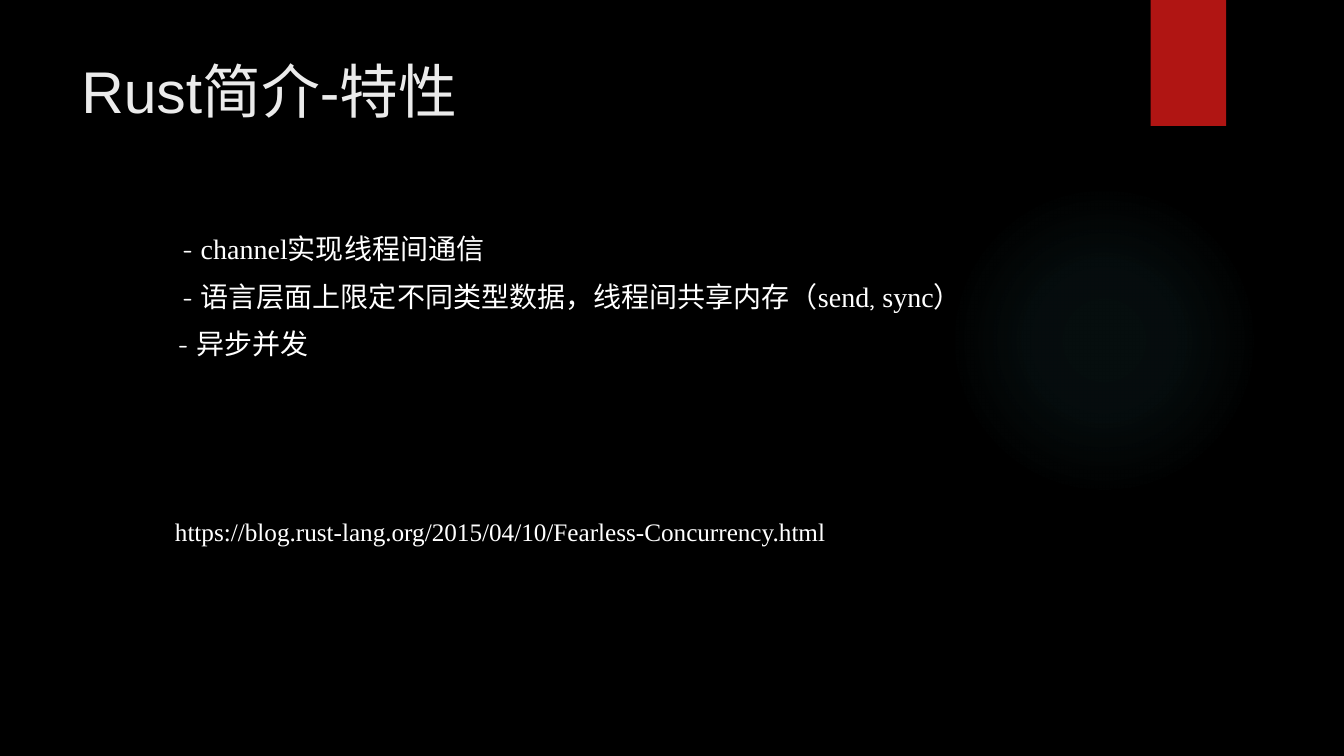
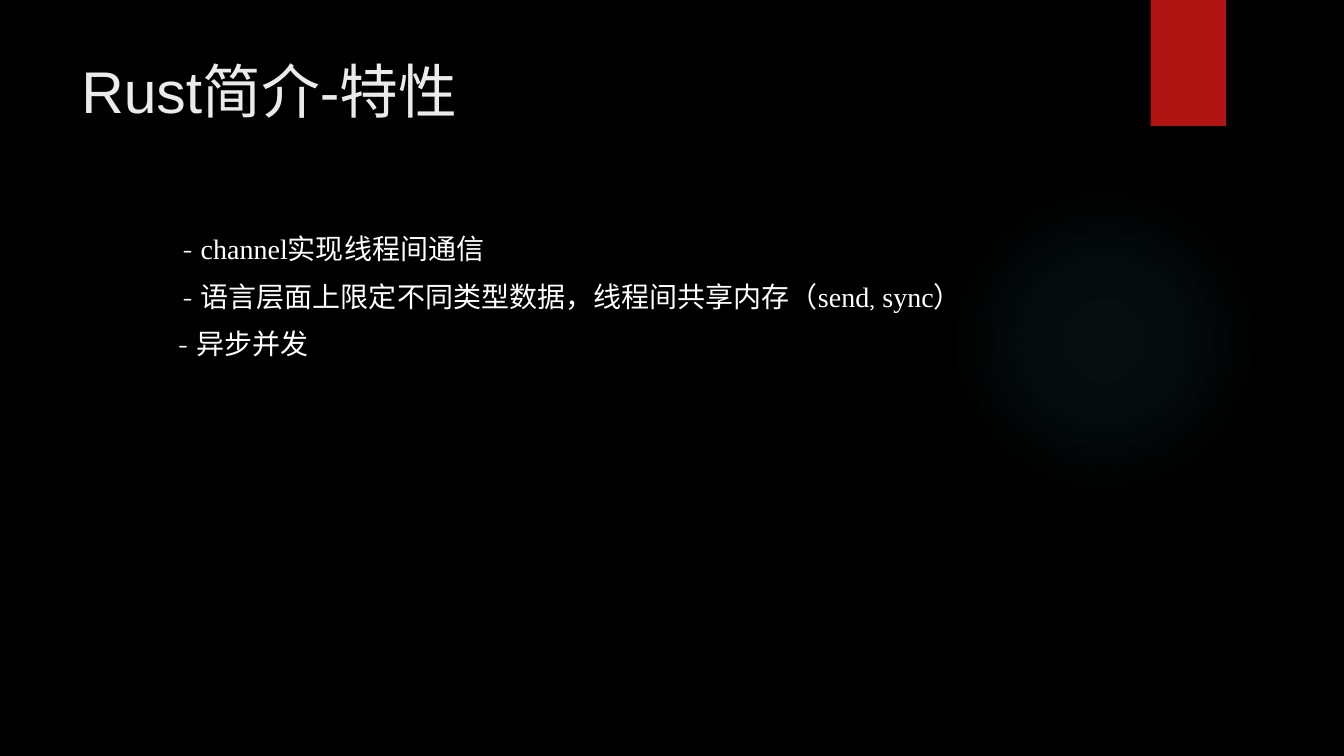
Before and after one commit to hengli-coder/rust_learning, a slide deck: slide 20 of Rust调研.pptx. Drawn at 1344x756 pixels with LibreOffice and Linux fonts; fonts in the diff are those of the drawing; background and template pictures are left out. Boxes give left, top, right and bottom in pixels: in the first picture for what was removed or moved away, otherwise in the second. Text is boxed around its words. In the diff, an @@ line names an element or a change of style, - is before the commit and + after.

```diff
--- a/Rust调研.pptx
+++ b/Rust调研.pptx
@@ text removed at (175,523,825,547) @@
-https://blog.rust-lang.org/2015/04/10/Fearless-Concurrency.html
```
Also in this commit, not shown: 10 other slides changed, 5 slides added, 1 slide removed, 2 other files.
